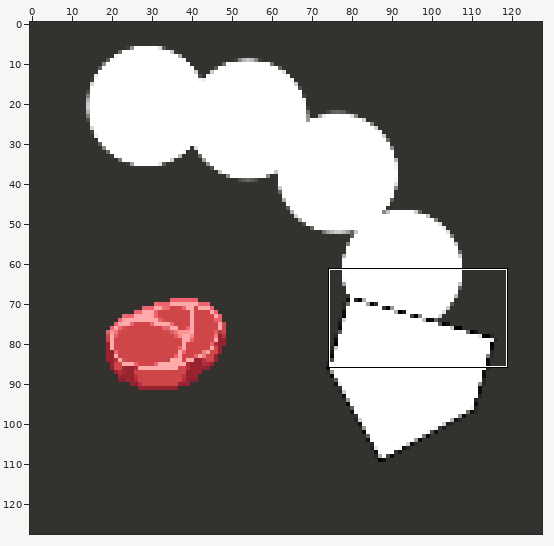
Sprite sheet, stored at assets/img/sceneSelect/snake.png. Above: a wide view before the commit, with the close-up outlined.
Close-up. As it was:
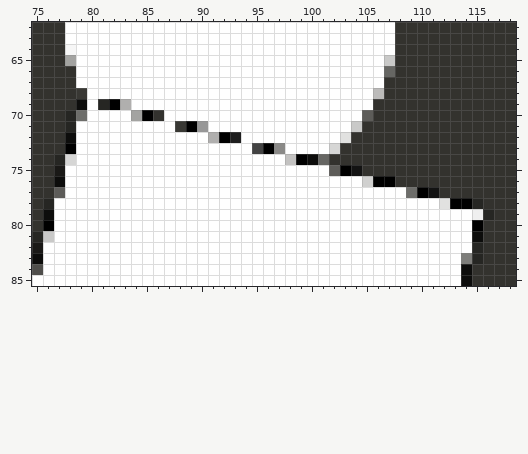
The file is 128x128 pixels. Colours within 5 levels of each other are drawn and written as one. Shown: x 75..118, y 62..85.
New version:
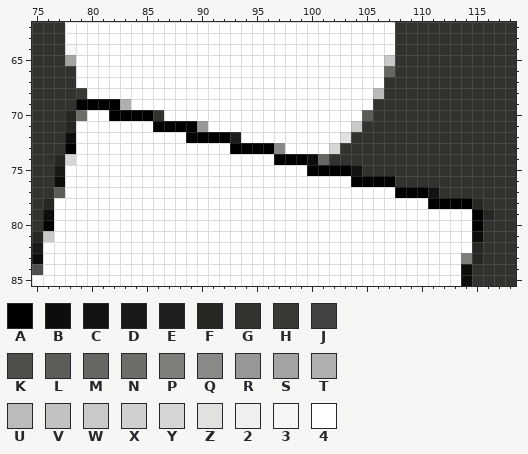
Palette (. is transparent): A #000000  B #0d0d0c  C #131313  D #1a1917  E #1e1e1e  F #262623  G #33322e  H #393834  J #434343  K #4f4e4b  L #5d5c59  M #666663  N #6d6d6a  P #7e7e7b  Q #8a8987  R #979797  S #a3a3a1  T #b0afae  U #bcbbba  V #c3c2c1  W #c9c9c8  X #d0d0cf  Y #d6d6d5  Z #e1e1e0  2 #efefef  3 #f6f6f6  4 #ffffff
What changed:
The edit turns colour 2 into colour A in row 79 at x 115.
The edit turns colour 4 into colour A in row 69 at x 80; in row 70 at x 82 to 83; in row 71 at x 86 to 87; in row 72 at x 89 to 90; in row 73 at x 93 to 94; in row 74 at x 97.
The edit turns colour 4 into colour A in row 75 at x 100 to 101; in row 76 at x 104; in row 77 at x 108; in row 78 at x 111.
The edit turns colour B into colour A in row 69 at x 79.
The edit turns colour F into colour A in row 69 at x 81.
The edit turns colour H into colour A in row 71 at x 88.
The edit turns colour J into colour A in row 73 at x 95.
The edit turns colour L into colour A in row 75 at x 102.
The edit turns colour N into colour A in row 77 at x 109.
The edit turns colour S into colour A in row 70 at x 84.
The edit turns colour T into colour A in row 72 at x 91.
The edit turns colour V into colour A in row 74 at x 98.
The edit turns colour X into colour A in row 76 at x 105.
The edit turns colour Z into colour A in row 78 at x 112.
Boxes around the changes in both close-ups, in picture pixels (x1, y1, x2, y2):
changed: (76, 99, 483, 220)
